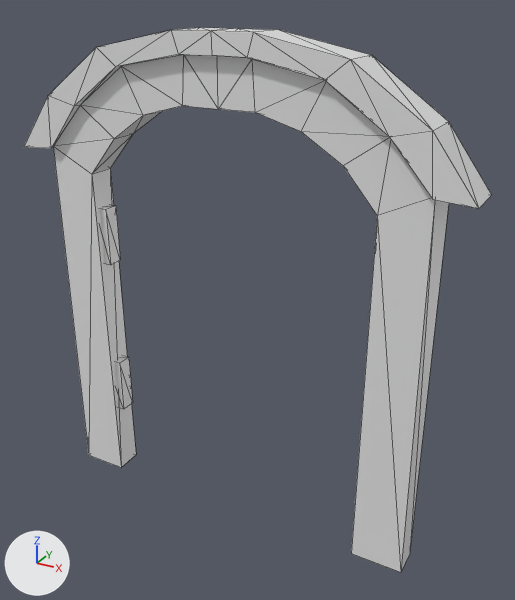
A saved change to the FBX model Assets/Meshes/DungeonDoorFrame.fbx.
Rendered twice from a 50 mm camera at (0.00849, -0.01401, 0.01337) aimed at (0.00061, 0.00031, 0.00621). Lighting does not change. The marker at lower left points along +X, +Y and +Z. Mesh edges are drawn as thin lines.

Names of what the first picture shows: 'Frame'.
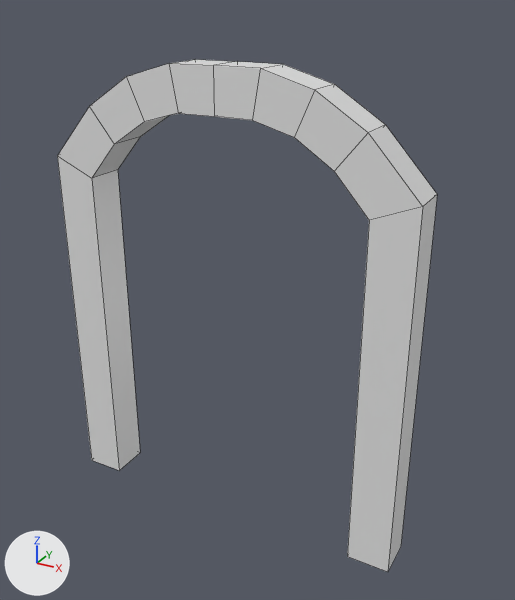
Commit message: New Door Frame

Boxes (x1, y1, x2, y2) around the edits, measured in the pictures (515 x 600 px):
'Frame', reshaped, rescaled (19% narrower)
    before: (24, 28, 491, 572)
    after: (57, 60, 437, 572)
part 1 of me_frame, rebuilt (19% narrower)
    before: (24, 28, 491, 572)
    after: (57, 60, 437, 572)
part 2 of me_frame, deleted
    before: (114, 356, 133, 409)
part 3 of me_frame, deleted
    before: (99, 205, 120, 265)

The change, as a diff of the scene's bpy script:
```diff
--- a/Assets/Meshes/DungeonDoorFrame.fbx.py
+++ b/Assets/Meshes/DungeonDoorFrame.fbx.py
@@ me_frame @@
 # used by ob_frame; location = (0.0, 0.0, 0.0); scale = (0.01, 0.01, 0.01)
-me_frame.from_pydata(...)  # 96 vertices, 172 faces; spans x -0.587..0.586, y -0.056..0.056, z 0.0..1.252
+me_frame.from_pydata(...)  # 44 vertices, 40 faces; spans x -0.477..0.477, y -0.037..0.037, z 0.0..1.183
+# me_frame part 1: the loose piece of 80 vertices spanning x -0.587..0.586, y -0.056..0.056, z 0.0..1.252 is rebuilt with 44 vertices and now spans x -0.477..0.477, y -0.037..0.037, z 0.0..1.183
+# me_frame part 2: the loose piece of 8 vertices spanning x -0.409..-0.357, y -0.021..0.021, z 0.203..0.356 is deleted
+# me_frame part 3: the loose piece of 8 vertices spanning x -0.394..-0.359, y -0.021..0.021, z 0.654..0.807 is deleted
 me_frame.materials.append(mat_frame)
@@ ob_frame @@
 ob_frame.location = (0.0, 0.0, 0.0)
-ob_frame.scale = (0.01, 0.01, 0.01)
+ob_frame.scale = (0.01, 0.0138, 0.01)
```
